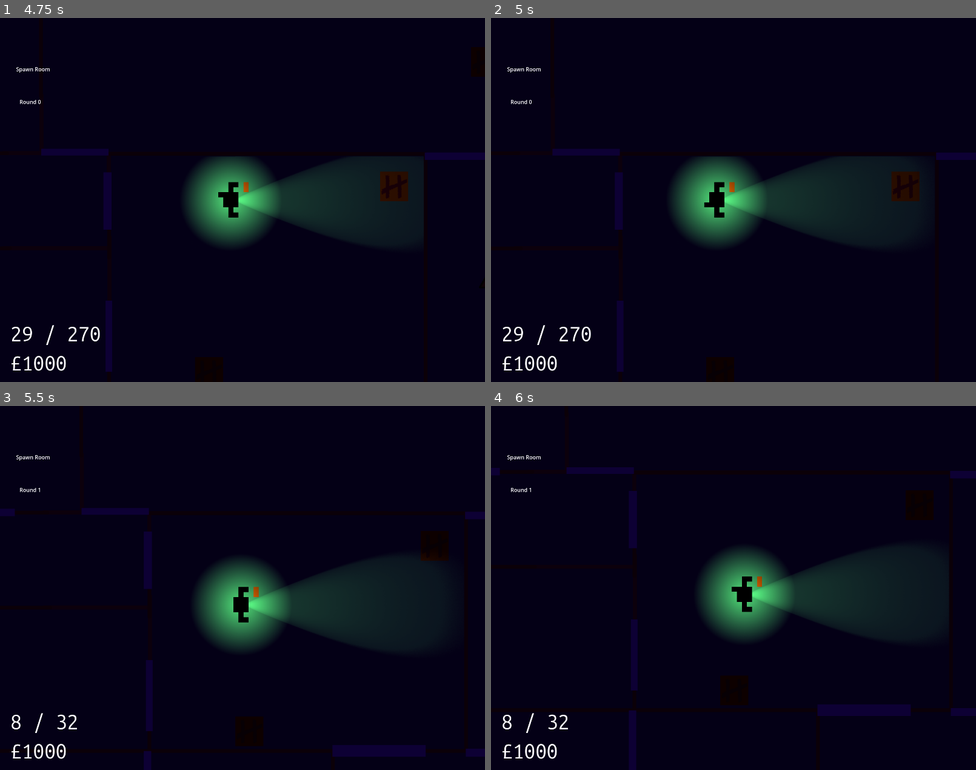
Above: before the commit, frames 1-4 (two rows, left to right).
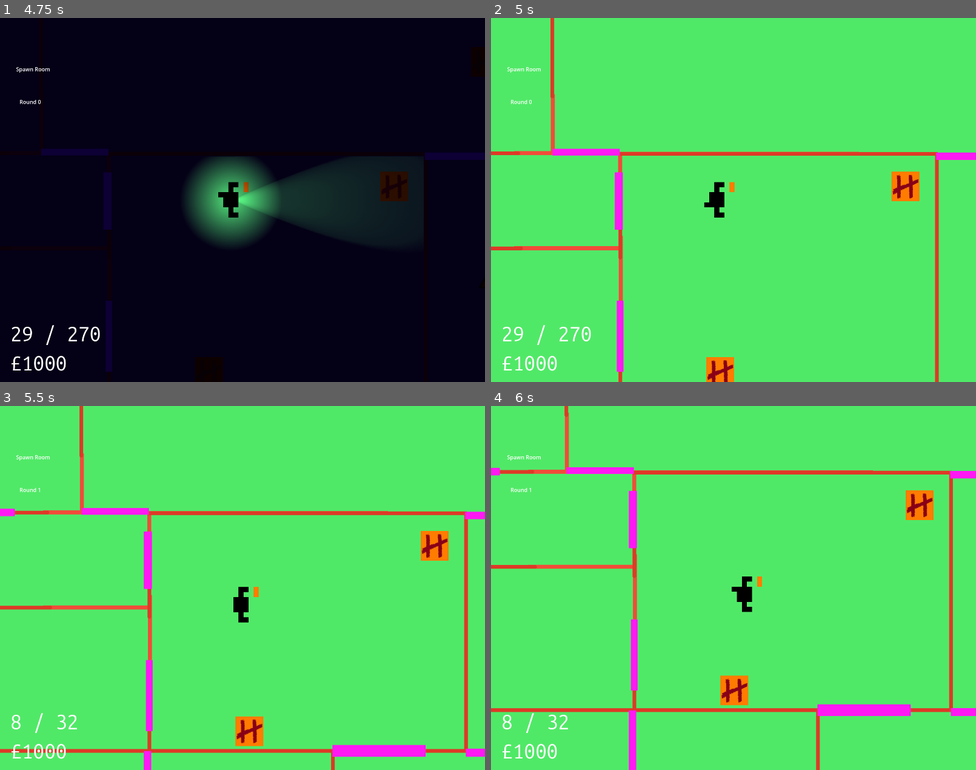
Above: after the commit, the same moments.

Repository: hamzuh/DoubleTap
Game: Godot game, scene res://Entities/basescene.tscn
The game is run twice, just before and just after one commit, with the same random seed, the same clock (stepped at 60 frames per second) and the same inputs. Sound files missing from this copy of the repository are replaced by a short silence.
Inputs (mouse positions are in pixels of both pictures, inside the frame that each line leads up to):
- Up to frame 1 (4.75 s): tap Enter (ui_accept) at 0.5, 0.77, 1.52, 3.02, 3.77, 4.52 s; move the mouse to (349, 181) at 0.52 s; hold Right (ui_right) 0.53-1.28 s; tap M (Heavy Attack) at 0.6, 3.6 s; move the mouse to (145, 218) at 1.27 s; hold Down (ui_down) 1.28-2.03 s; tap N (Light Attack) at 1.35, 4.35 s; move the mouse to (291, 119) at 2.02 s; hold Right (ui_right) 2.03-2.78 s; tap P (Swap Weapon) at 2.1 s; move the mouse to (218, 272) at 2.77 s; hold Up (ui_up) 2.78-3.53 s; click (218, 272) at 2.85 s; move the mouse to (388, 254) at 3.52 s; hold Left (ui_left) from 3.53 s (still down); tap O (debug_money) at 4.15 s; move the mouse to (97, 145) at 4.27 s
- Up to frame 2 (5 s): keep holding Left (ui_left); tap I (debug_lights, bound only after the commit) at 4.9 s
- Up to frame 3 (5.5 s): move the mouse to (266, 588) at 5.02 s; release Left (ui_left) at 5.03 s; hold Down (ui_down) from 5.03 s (still down); tap P (Swap Weapon) at 5.1 s
- Up to frame 4 (6 s): move the mouse to (660, 497) at 5.77 s; release Down (ui_down) at 5.78 s; hold Right (ui_right) from 5.78 s (still down); click (660, 497) at 5.85 s

Frame 1 is identical in both runs. In frame 2, 100% of the frame differs, in the area x 0-100%, y 0-100%; in frame 3, 100%; in frame 4, 100%.

Commit message:
Added enemy death sprite and worked on coin FX.

Diff:
--- a/Entities/coin.tscn
+++ b/Entities/coin.tscn
@@ -5,8 +5,8 @@
 [ext_resource type="Texture2D" uid="uid://dtsg1gu3ux1hl" path="res://Art/Weapons/Coin/coin2.png" id="2_fbuj7"]
 [ext_resource type="Texture2D" uid="uid://cmhdk218f3pq6" path="res://Art/Weapons/Coin/coin3.png" id="3_abjvq"]
 [ext_resource type="AudioStream" uid="uid://cafiuti57wg62" path="res://Audio/Weapons/Coin/flick.wav" id="5_abjvq"]
+[ext_resource type="Script" uid="uid://ixxouilygafe" path="res://Scripts/Misc/trail.gd" id="5_dld0u"]
 [ext_resource type="Texture2D" uid="uid://c46oujf05mf6" path="res://Art/Light Textures/neutrallight.png" id="6_jt7og"]
-[ext_resource type="Shader" uid="uid://c60s548cinb3o" path="res://Scripts/Shaders/Tracer.gdshader" id="7_sbcks"]
 [ext_resource type="Texture2D" uid="uid://d24lsga7gj0yp" path="res://Art/Weapons/Coin/sparkparticlefat.png" id="8_sbcks"]
 
 [sub_resource type="SpriteFrames" id="SpriteFrames_jt7og"]
@@ -30,11 +30,11 @@
 }]
 
 [sub_resource type="Curve" id="Curve_y55b1"]
-_data = [Vector2(0, 0), 0.0, 0.0, 0, 0, Vector2(1, 1), 0.0, 0.0, 0, 0]
+_data = [Vector2(0, 1), 0.0, 0.0, 0, 0, Vector2(1, 0.24622983), 0.0, 0.0, 0, 0]
 point_count = 2
 
-[sub_resource type="Gradient" id="Gradient_fbuj7"]
-colors = PackedColorArray(0.90588236, 0.4862745, 0, 0, 1, 0.7294118, 0, 1)
+[sub_resource type="Gradient" id="Gradient_sbcks"]
+colors = PackedColorArray(1, 1, 1, 0.70980394, 1, 1, 1, 0.13725491)
 
 [sub_resource type="CircleShape2D" id="CircleShape2D_abjvq"]
 radius = 50.0
@@ -46,25 +46,24 @@
 [sub_resource type="Gradient" id="Gradient_auitr"]
 colors = PackedColorArray(1, 1, 1, 1, 1, 0.7137255, 0, 1)
 
-[sub_resource type="ShaderMaterial" id="ShaderMaterial_dld0u"]
-shader = ExtResource("7_sbcks")
-
 [sub_resource type="Curve" id="Curve_dld0u"]
-_data = [Vector2(0, 1), 0.0, 0.0, 0, 0, Vector2(1, 1), 0.0, 0.0, 0, 0]
+_data = [Vector2(0, 1), 0.0, 0.0, 0, 0, Vector2(1, 0), 0.0, 0.0, 0, 0]
 point_count = 2
 
 [sub_resource type="CurveTexture" id="CurveTexture_jyexd"]
 curve = SubResource("Curve_dld0u")
 
 [sub_resource type="ParticleProcessMaterial" id="ParticleProcessMaterial_jt7og"]
+lifetime_randomness = 0.36
 particle_flag_align_y = true
 particle_flag_disable_z = true
-radial_velocity_min = 15.179977
-radial_velocity_max = 196.98997
+radial_velocity_min = 55.609978
+radial_velocity_max = 265.88998
 gravity = Vector3(0, 0, 0)
 scale_curve = SubResource("CurveTexture_jyexd")
 
 [node name="Coin" type="Area2D" unique_id=216522277 groups=["Coin"]]
+z_index = 1
 script = ExtResource("1_fbuj7")
 
 [node name="AnimatedSprite2D" type="AnimatedSprite2D" parent="." unique_id=1505379180]
@@ -76,10 +75,10 @@
 frame_progress = 0.8028075
 
 [node name="Trail" type="Line2D" parent="." unique_id=232856595]
+top_level = true
 width_curve = SubResource("Curve_y55b1")
-gradient = SubResource("Gradient_fbuj7")
-begin_cap_mode = 2
-end_cap_mode = 2
+gradient = SubResource("Gradient_sbcks")
+script = ExtResource("5_dld0u")
 
 [node name="CollisionShape2D" type="CollisionShape2D" parent="." unique_id=1847600587]
 shape = SubResource("CircleShape2D_abjvq")
@@ -100,19 +99,17 @@
 
 [node name="Flash" type="PointLight2D" parent="." unique_id=324713383]
 visible = false
-color = Color(1, 0.83137256, 0.36078432, 1)
-energy = 1.5
+color = Color(0.9999998, 0.8853692, 0.5868056, 1)
 shadow_enabled = true
 texture = ExtResource("6_jt7og")
-texture_scale = 35.0
+texture_scale = 25.0
 
 [node name="GPUParticles2D" type="GPUParticles2D" parent="." unique_id=1338823513]
 texture_filter = 1
-material = SubResource("ShaderMaterial_dld0u")
 emitting = false
 amount = 30
 texture = ExtResource("8_sbcks")
-lifetime = 1.2
+lifetime = 0.8
 one_shot = true
 explosiveness = 1.0
 process_material = SubResource("ParticleProcessMaterial_jt7og")
--- a/Entities/followerenemy.tscn
+++ b/Entities/followerenemy.tscn
@@ -1,13 +1,14 @@
 [gd_scene format=3 uid="uid://bjoeob5rnrna2"]
 
 [ext_resource type="Script" uid="uid://c5b3ape1fuatr" path="res://Scripts/Enemies/followerEnemy.gd" id="1_swvey"]
+[ext_resource type="Texture2D" uid="uid://duji3f0iq6snk" path="res://Art/Enemies/enemydead.png" id="2_krt1g"]
 [ext_resource type="Texture2D" uid="uid://c24jw8vj2v1ya" path="res://Art/Enemies/enemy.png" id="2_sngmf"]
 
 [sub_resource type="SpriteFrames" id="SpriteFrames_swvey"]
 animations = [{
 "frames": [{
 "duration": 1.0,
-"texture": ExtResource("2_sngmf")
+"texture": ExtResource("2_krt1g")
 }],
 "loop": false,
 "name": &"death",
@@ -36,7 +37,7 @@
 
 [node name="AnimatedSprite2D" type="AnimatedSprite2D" parent="." unique_id=1559935375]
 sprite_frames = SubResource("SpriteFrames_swvey")
-animation = &"death"
+animation = &"walk"
 
 [node name="CollisionShape2D" type="CollisionShape2D" parent="." unique_id=1839065831]
 shape = SubResource("CircleShape2D_7upyn")
--- a/Scripts/Autoloads/debug_helpers.gd
+++ b/Scripts/Autoloads/debug_helpers.gd
@@ -1,7 +1,12 @@
 extends Node
 
+@onready var Base = get_node("../Main")
 @onready var Player = get_node("../Main/Player")
 
 func _input(event: InputEvent) -> void:
 	if Input.is_action_just_pressed("debug_money"):
 		Player.increase_points(1000)
+	if Input.is_action_just_pressed("debug_lights"):
+		Base.lights.visible = false
+		Player.get_node("Flashlight").visible = false
+		Player.get_node("AuraLight").visible = false
--- a/Scripts/Misc/basescene.gd
+++ b/Scripts/Misc/basescene.gd
@@ -15,6 +15,8 @@
 
 var powerup = preload("res://Entities/Powerup.tscn")
 signal powerup_activate(startOrEnd, powerup_name)
+
+@onready var lights = $CanvasModulate
 
 @onready var levelSFX: Node = $LevelSFX
 @onready var roundStartFX: AudioStream = load("res://Audio/Environment/roundstart.wav")
@@ -76,7 +78,7 @@
 	levelSFX.play()
 
 func _on_player_power_on() -> void:
-	$CanvasModulate.visible = false
+	lights.visible = false
 
 # Might be worth splitting powerup stuff into its own node and script
 # Powerup Manager, etc.
--- /dev/null
+++ b/Scripts/Misc/trail.gd
@@ -0,0 +1,21 @@
+extends Line2D
+
+var pos_queue: Array
+var max_length: int = 30
+var paused: bool = false
+var normal_width = 10
+
+func _physics_process(delta: float) -> void:
+	#width = normal_width * 0.8 * get_parent().sprite.scale[0]
+	#max_length = normal_length * round(cos((2 * PI) / (4*get_parent().active_max) * get_parent().active))
+	if not paused:
+		var pos = get_parent().position
+
+		pos_queue.push_front(pos)
+		if pos_queue.size() > max_length:
+			pos_queue.pop_back()
+
+		clear_points()
+
+		for point in pos_queue:
+			add_point(point)
--- a/Scripts/Weapons/coin.gd
+++ b/Scripts/Weapons/coin.gd
@@ -5,25 +5,33 @@
 @onready var audioPlayer = $AudioStreamPlayer2D
 @onready var sprite = $AnimatedSprite2D
 @onready var particles = $GPUParticles2D
+@onready var trail = $Trail
 
 var hitter: Node
-var speed: float = 7
+var speed: float = 6
 var direction: Vector2
 var range: float = 10000
 var tracerCooldown: float = 0
-var active: float = 4
+var active: float = 0
+var active_max: float = 1.5
 var shot = false
+var hitted: bool = false
 
 func _ready() -> void:
 	Globals.hitstop.connect(_on_hitstop)
 	sprite.rotation = direction.angle()
 
 func _physics_process(delta: float) -> void:
-	if active >= 0:
+	var new_scale = 1.5 * (2.5 * sin((2 * PI) / (2*active_max) * active))
+	sprite.scale = Vector2(new_scale, new_scale)
+	sprite.speed_scale = (3-(2.7*sin((2 * PI) / (2*active_max) * active))) * Globals.speed_scale
+	speed = 6 - (3.5*sin((2 * PI) / (2*active_max) * active))
+	if active <= active_max:
 		position += direction * speed * Globals.speed_scale
-		active -= delta * Globals.speed_scale
+		active += delta * Globals.speed_scale
 	else:
-		queue_free()
+		if not audioPlayer.playing and not particles.emitting:
+			queue_free()
 	if tracerCooldown >= 0:
 		tracerCooldown -= delta
 		if tracerCooldown < 0.2:
@@ -33,7 +41,9 @@
 			#hitter.camera.shake(25, 0.3)
 			shot = false
 			sprite.visible = false
-			speed = 0
+			trail.visible = false
+			$CollisionShape2D.disabled = true
+			#speed = 0
 			audioPlayer.stream = load("res://Audio/Weapons/Coin/superhit.wav")
 			audioPlayer.play()
 			particles.emitting = true
@@ -41,25 +51,31 @@
 		flash.visible = false
 
 func hit(killer, weapon, damage, knockback, instakill):
-	# Called when bullet hits this
-	# Kertwang into nearest enemy
-	# Also remember to shoot a ray to the enemy to see if it's valid
-	var nearest_enemy_distance = range
-	var nearest_enemy
-	for enemy in get_tree().get_nodes_in_group("Enemy"):
-		if position.distance_to(enemy.position) <= nearest_enemy_distance:
-			nearest_enemy = enemy
-			nearest_enemy_distance = position.distance_to(enemy.position)
-	if nearest_enemy:
-		nearest_enemy.hit(killer, damage, knockback, true)
-		tracer.set_point_position(1, to_local(nearest_enemy.position))
-		tracer.visible = true
-		flash.visible = true
-		shot = true
-		tracerCooldown = 0.3
-		Globals.hitstop_activate(0.3, 0, true, 20, 0.5)
-	audioPlayer.stream = load("res://Audio/Weapons/Coin/coinhit.wav")
-	audioPlayer.play()
+	if not hitted:
+		# Called when bullet hits this
+		# Kertwang into nearest enemy
+		# Also remember to shoot a ray to the enemy to see if it's valid
+		var nearest_enemy_distance = range
+		var nearest_enemy
+		for enemy in get_tree().get_nodes_in_group("Enemy"):
+			if position.distance_to(enemy.position) <= nearest_enemy_distance:
+				nearest_enemy = enemy
+				nearest_enemy_distance = position.distance_to(enemy.position)
+		if nearest_enemy:
+			nearest_enemy.hit(killer, damage, knockback, true)
+			tracer.set_point_position(1, to_local(nearest_enemy.position))
+			tracer.visible = true
+			flash.visible = true
+			shot = true
+			tracerCooldown = 0.35
+			Globals.hitstop_activate(0.35, 0, true, 10, 0.3)
+			hitted = true
+		audioPlayer.stream = load("res://Audio/Weapons/Coin/coinhit.wav")
+		audioPlayer.play()
 
 func _on_hitstop(start, timescale, camera_shake, intensity, time):
-	sprite.speed_scale = timescale
+	#sprite.speed_scale = timescale
+	# Maybe don't need this?
+	if start:
+		trail.paused = true
+	else: trail.paused = false
--- a/project.godot
+++ b/project.godot
@@ -115,6 +115,11 @@
 "events": [Object(InputEventKey,"resource_local_to_scene":false,"resource_name":"","device":-1,"window_id":0,"alt_press …(192 unchanged characters)…
 ]
 }
+debug_lights={
+"deadzone": 0.2,
+"events": [Object(InputEventKey,"resource_local_to_scene":false,"resource_name":"","device":-1,"window_id":0,"alt_pressed":false,"shift_pressed":false,"ctrl_pressed":false,"meta_pressed":false,"pressed":false,"keycode":0,"physical_keycode":73,"key_label":0,"unicode":105,"location":0,"echo":false,"script":null)
+]
+}
 
 [layer_names]
 
Binary file added: Art/Enemies/enemydead.png
Not shown, added: Art/Enemies/enemydead.png.import
Not shown, added: Scripts/Misc/trail.gd.uid
Not shown, changed: readme.txt
Not shown, changed: .DS_Store
Not shown, added: Art/.DS_Store
Not shown, changed: Audio/.DS_Store
Not shown, changed: Audio/Weapons/.DS_Store
